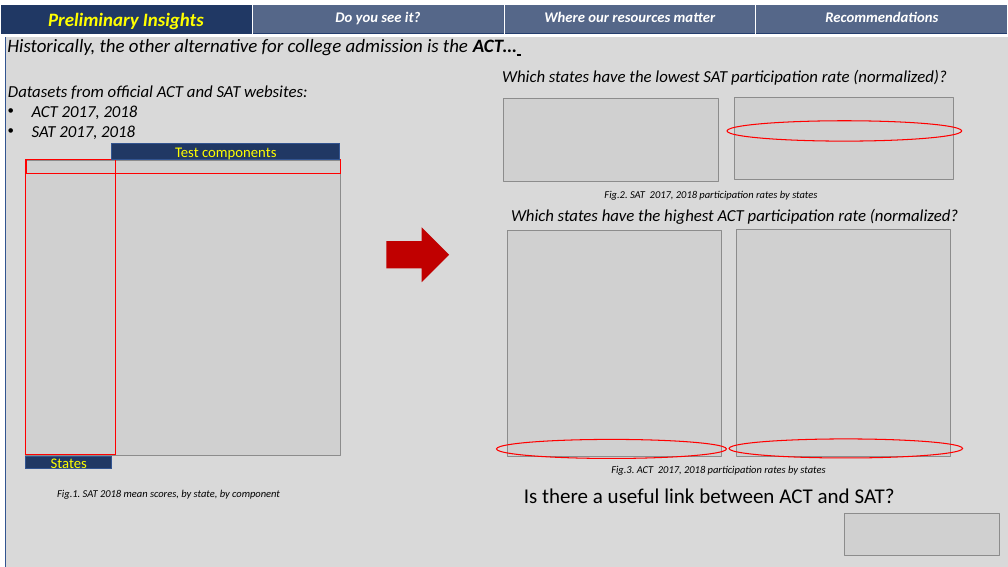
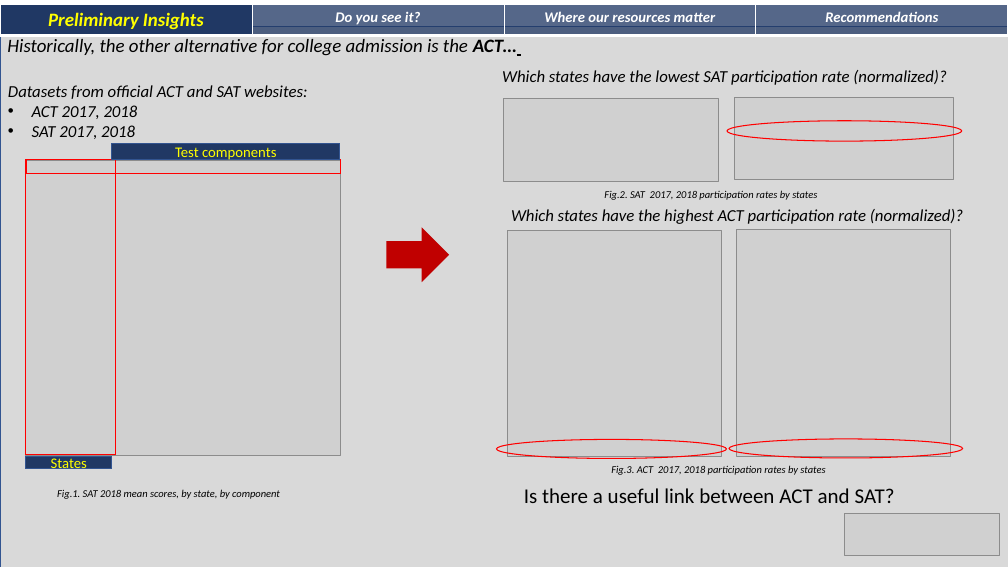
Before and after one commit to jpschew/GA-projects-DSI24, a slide deck: slide 3 of GA-project1/GA-project1.pptx. Drawn at 1008x567 pixels with LibreOffice and Linux fonts; fonts in the diff are those of the drawing; grey boxes stand for pictures. Boxes give left, top, right and bottom in pixels: in the first picture for what was removed or moved away, otherwise in the second. Text is boxed around its words. In the diff, an @@ line names an element or a change of style, - is before the commit and + after.

Commit message:
updated ppt

```diff
--- a/GA-project1/GA-project1.pptx
+++ b/GA-project1/GA-project1.pptx
@@ rectangle: place and size @@
-rectangle at bbox=[5, 33, 1008, 567]
+rectangle at bbox=[1, 27, 1008, 567]
@@ text at bbox=[511, 209, 963, 224]: text changed @@
-Which states have the highest ACT participation rate (normalized?
+Which states have the highest ACT participation rate (normalized)?
```
Also in this commit, not shown: 1 other slide changed, 3 other files.
